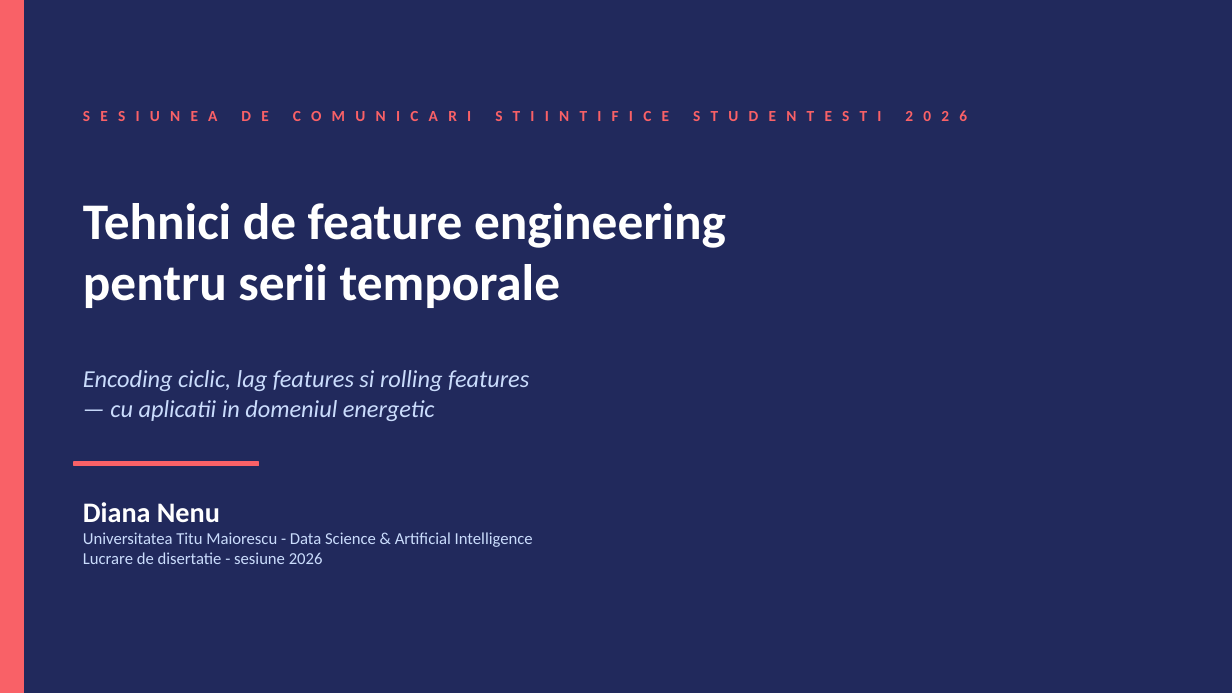
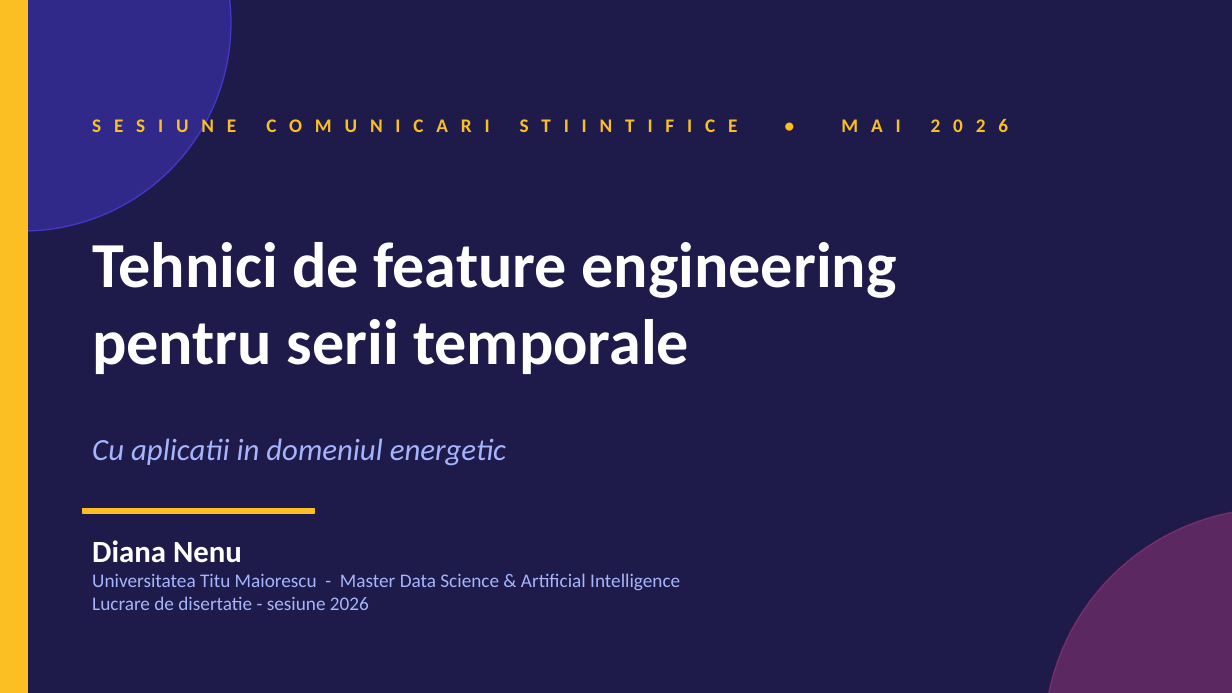
Before and after one commit to diana-nenu/Disertatie_AI_Platform, a slide deck: slide 1 of docs/SCSS/SCSS_FeatureEngineering_Diana_Nenu.pptx. Drawn at 1232x693 pixels with LibreOffice and Linux fonts; fonts in the diff are those of the drawing. Boxes give left, top, right and bottom in pixels: in the first picture for what was removed or moved away, otherwise in the second. Text is boxed around its words. In the diff, an @@ line names an element or a change of style, - is before the commit and + after.

Commit message:
SCSS pptx V2: rebuild complet - tema Modern Indigo, 22 slide-uri, animatii click
Refactorizare totala a prezentarii conform feedback-ului:

Structura noua (22 slide-uri vs 15):
* slide 1: titlu modern cu forme decorative
* slide 2: context lucrare cu 3 cifre evidentiate
* slide 3-5: cate un slide dedicat fiecarui set de date, cu 3 carduri
  per slide (Ce contine / La ce ne ajuta / Cum contribuie la scopul final)
  - explica concret semantica fiecarui set
* slide 6: diagrama lant Cerere -> Pret -> Oferta (de ce 3 seturi)
* slide 7: Problema 1 - datele brute (timestamp, valoare) sunt inutilizabile
* slide 8: Problema 2 - 4 pattern-uri ascunse (sezonalitate orara, ciclu
  saptamanal, autoregresivitate, trend/volatilitate)
* slide 9: Problema 3 - capcanele subtile (discontinuitati, data leakage)
* slide 10: cele 3 tehnici - overview
* slide 11-13: Tehnica 1 (Encoding ciclic) - 3 slide-uri (problema, sin/cos
  basics, solutia cerc orelor)
* slide 14-15: Tehnica 2 (Lag features) - autoregresivitate teorie + aplicare
* slide 16-17: Tehnica 3 (Rolling) - introducere + capcana shift(1)
* slide 18: cele 3 tehnici impreuna - sinergie
* slide 19: validare empirica - tabel 7 modele
* slide 20-21: concluzii pe 2 slide-uri
* slide 22: multumesc + 3 idei de retinut

Schimbari de design (cf. feedback):
* Tema noua 'Modern Indigo & Pink' (indigo 950/700/500/300 + pink 500 +
  amber accent) - inlocuieste vechea paleta Ocean Gradient
* Fonturi cu 25-30% mai mari peste tot (titluri 36pt, body 14-17pt vs 11-13)
* Hyperlinks/butoane 'Demonstreaza live' SCOASE complet (cf. cerere)
* Animatii fade-in pe click pentru blocurile principale - apar pe rand
  cand utilizatorul apasa Enter in modul Slideshow (max 8 per slide)
* Tranzitii FADE pastrate intre slide-uri
* GIF-urile animate (cerc ore, AR phi, shift1) pastrate

Toate cele 22 slide-uri rulate cu nbclient OK.

```diff
--- a/docs/SCSS/SCSS_FeatureEngineering_Diana_Nenu.pptx
+++ b/docs/SCSS/SCSS_FeatureEngineering_Diana_Nenu.pptx
@@ background #21295C to #1E1B4B @@
@@ rectangle: place and size @@
-rectangle at [0,0,23,693]
+rectangle at [0,0,28,693]
@@ rectangle at [0,0,28,693]: fill #F96167 to #FBBF24; outline #F96167 1 pt to #FBBF24 1 pt @@
@@ ellipse added at [0,0,231,231], fill #4338CA at 50% opacity, outline #4338CA 1 pt @@
@@ text "Tehnici de feature engineering": place and size @@
-text "Tehnici de feature engineering" at [83,203,726,308]
+text "Tehnici de feature engineering" at [92,242,897,374]
@@ text "Tehnici de feature engineering" at [92,242,897,374]: size 40 to 50 pt @@
@@ text at [92,438,506,466]: text changed; size 19 to 24 pt; text colour #CADCFC to #A5B4FC @@
-Encoding ciclic, lag features si rolling features
-— cu aplicatii in domeniul energetic
+Cu aplicatii in domeniul energetic
@@ rectangle at [83,508,314,514]: fill #F96167 to #FBBF24; outline #F96167 1 pt to #FBBF24 1 pt @@
@@ rectangle: place and size @@
-rectangle at [74,462,259,466]
+rectangle at [83,508,314,514]
@@ ellipse added at [1044,508,1232,693], fill #EC4899 at 30% opacity, outline #EC4899 1 pt @@
@@ text "Diana Nenu": place and size @@
-text "Diana Nenu" at [83,502,533,564]
+text "Diana Nenu" at [92,540,680,610]
@@ text at [92,540,252,610]: size 22 to 24 pt in "Diana Nenu"; size 13 to 15 pt, text colour #CADCFC to #A5B4FC in "Lucrare de disertatie - sesiune 2026" @@
@@ text at [92,573,680,591]: text changed; size 13 to 15 pt; text colour #CADCFC to #A5B4FC @@
-Universitatea Titu Maiorescu - Data Science & Artificial Intelligence
+Universitatea Titu Maiorescu - Master Data Science & Artificial Intelligence
@@ text at [267,597,369,610]: text changed; size 12 to 15 pt; text colour #F96167 to #FBBF24 @@
-SESIUNEA DE COMUNICARI STIINTIFICE STUDENTESTI 2026
+SESIUNE COMUNICARI STIINTIFICE • MAI 2026
```
Also in this commit, not shown: 5 other slides changed, 16 slides added, 9 slides removed.
